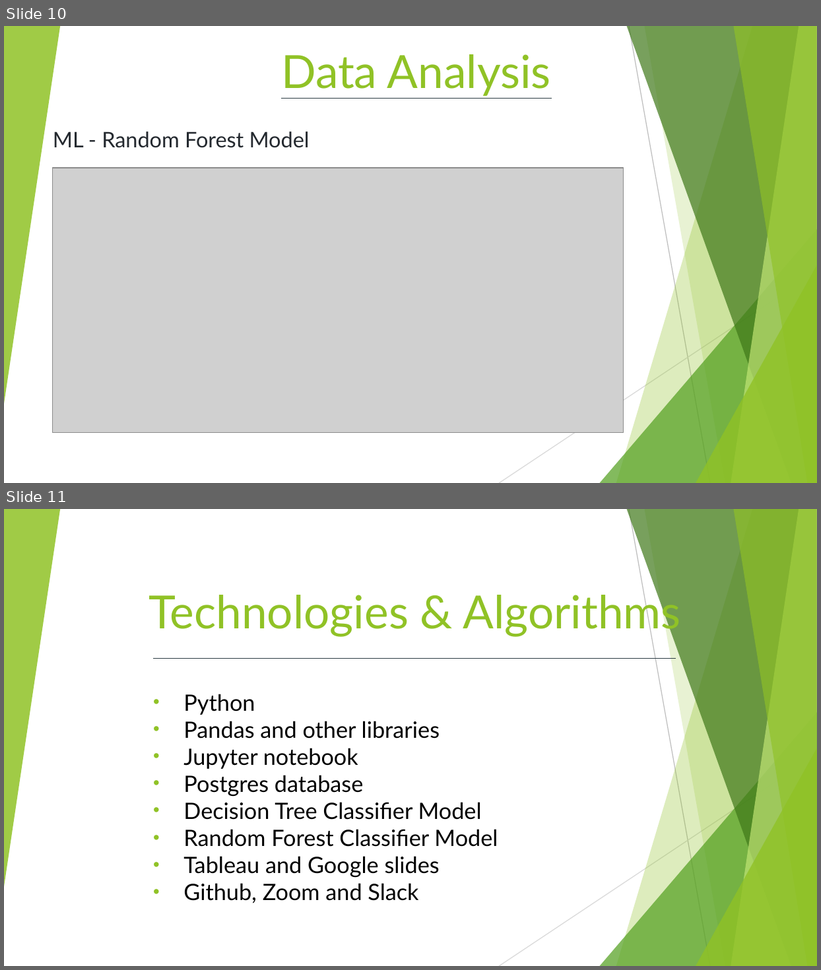
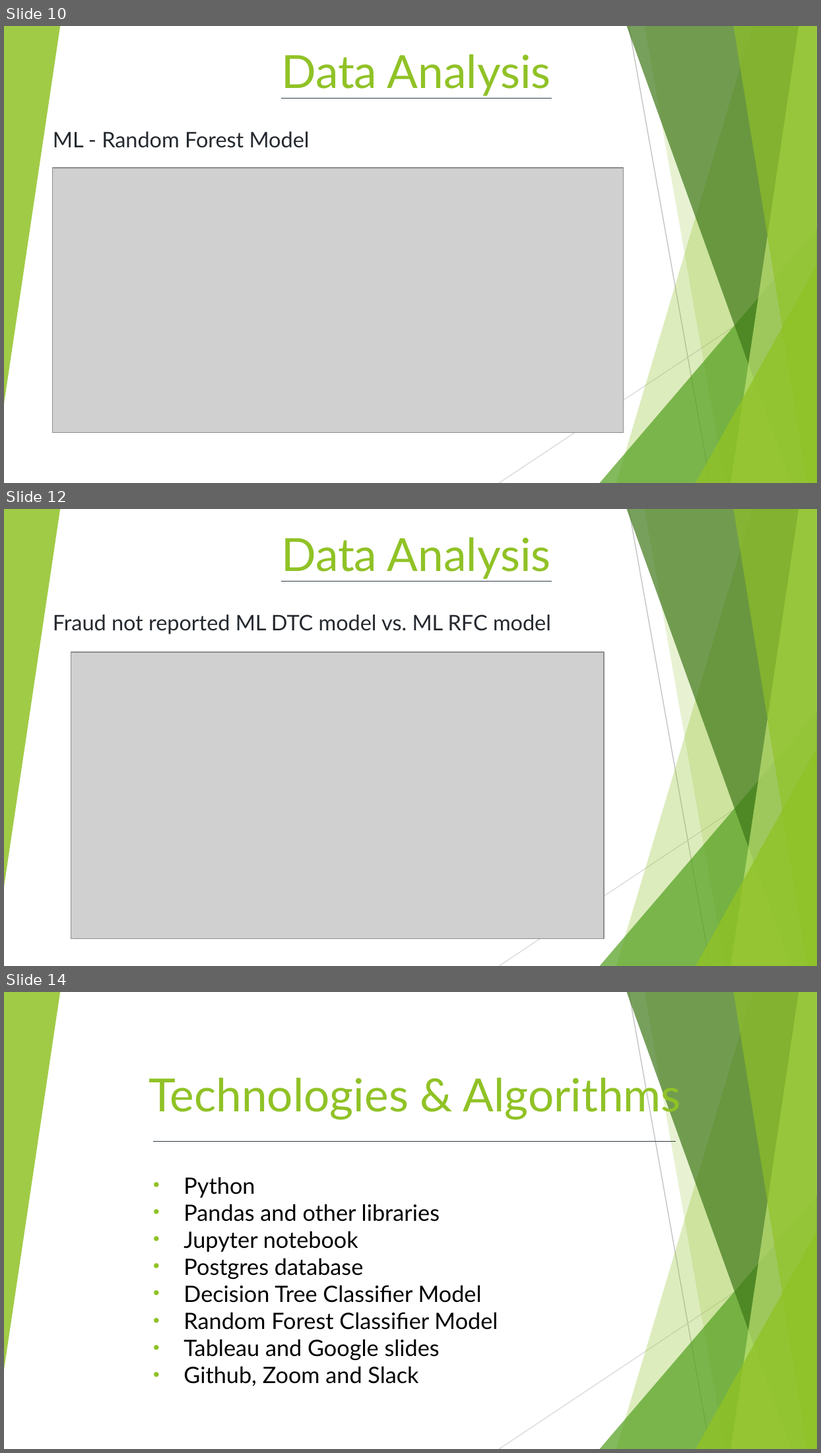
Before and after one commit to GerlechJen/Predicting-Auto-Insurance-Fraud-Claims, a slide deck: Team_6.pptx. Shown one above the other, each under a label of ours: slides 10 and 11 before the commit, slides 10, 12 and 14 after it; the slides between them are not shown. The pictures are 821x970 and 821x1453 pixels, drawn with LibreOffice and Linux fonts; fonts in the diff are those of the drawing; grey boxes stand for pictures. Boxes give left, top, right and bottom in pixels: in the first picture for what was removed or moved away, otherwise in the second. Text is boxed around its words. In the diff, an @@ line names an element or a change of style, - is before the commit and + after.

```diff
--- a/Team_6.pptx
+++ b/Team_6.pptx
@@ slide 12 added at (x1=4, y1=509, x2=817, y2=966), background #FFFFFF; not listed: 10 template elements that a slide beside it also shows @@
@@ title added at (x1=281, y1=537, x2=551, y2=579), 40.5 pt, text #90C226 @@
+Data Analysis
@@ line added from (281, 582) to (551, 582), #2C3C43 0.75 pt @@
@@ subtitle added at (x1=53, y1=615, x2=551, y2=634), 19 pt, text #24292F @@
+Fraud not reported ML DTC model vs. ML RFC model
@@ picture added at (x1=71, y1=652, x2=604, y2=939) @@
@@ what was slide 11 is now slide 14 @@
```
Also in this commit, not shown: 4 slides changed, 4 other slides added, 2 other files.
